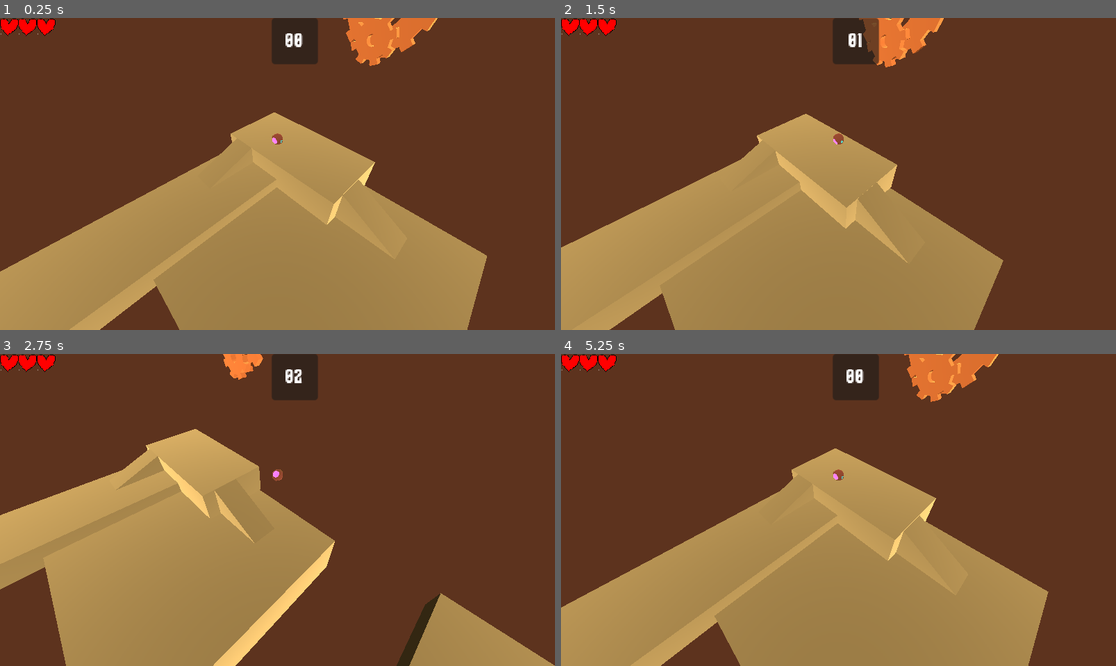
Above: before the commit, frames 1-4 (two rows, left to right).
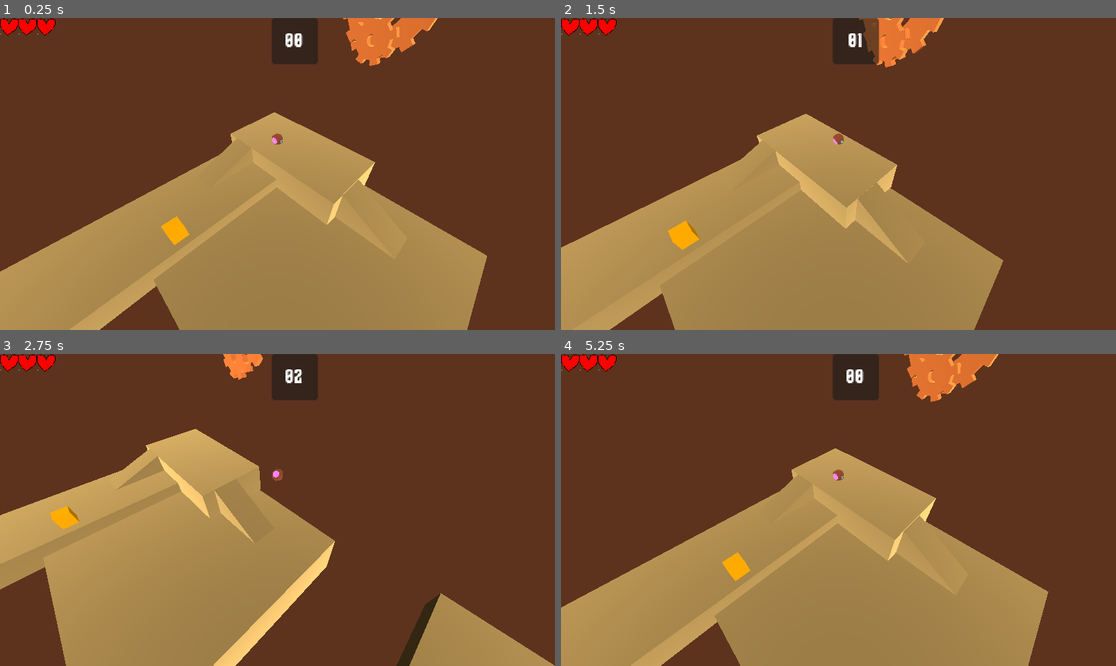
Above: after the commit, the same moments.

Repository: leon-arndt/InnoEngineJam2023
Game: Godot game, scene res://main.tscn
Two runs of this game, one before a commit and one after it. Both use one fixed random seed, a clock stepped at 60 frames per second and the inputs below.
Inputs:
- Up to frame 1 (0.25 s): no input
- Up to frame 2 (1.5 s): tap Enter at 0.5 s; hold Right (move_right) 0.53-1.28 s; hold Down (move_backward) from 1.28 s (still down)
- Up to frame 3 (2.75 s): release Down (move_backward) at 2.03 s; hold Right (move_right) from 2.03 s (still down)
- Up to frame 4 (5.25 s): release Right (move_right) at 2.78 s; hold Up (move_forward) 2.78-3.53 s; hold Left (move_left) 3.53-5 s; click "Retry" at 5 s

The runs differ from the first frame. In frame 1, 0.3% of the frame differs, in the area x 29-35%, y 63-73%; in frame 2, 0.3%, in the area x 19-26%, y 65-75%; in frame 3, 0.2%; in frame 4, 0.3%.

Commit message:
WIP end-level trigger

Diff:
--- a/PrototypeLevelScene/PrototypeLevel.tscn
+++ b/PrototypeLevelScene/PrototypeLevel.tscn
@@ -1,17 +1,24 @@
-[gd_scene load_steps=8 format=3 uid="uid://c1cca74de7033"]
+[gd_scene load_steps=11 format=3 uid="uid://c1cca74de7033"]
 
 [ext_resource type="Material" uid="uid://dgqxbgr3565at" path="res://Asset/Material/BasicGrass.tres" id="2_rjm8n"]
 [ext_resource type="ArrayMesh" uid="uid://c2qvfpqr1ar8a" path="res://Asset/Environment/Gear.obj" id="3_2rwoa"]
 [ext_resource type="ArrayMesh" uid="uid://dmf85tpbmdbtm" path="res://Asset/Ramp.obj" id="3_116v1"]
 [ext_resource type="ArrayMesh" uid="uid://bty4osmhn1m5q" path="res://Asset/Environment/Gear-01.obj" id="4_jjcok"]
-[ext_resource type="Material" uid="uid://dpxq7h1n5wrwh" path="res://Asset/Material/Gears.tres" id="4_nq11s"]
+[ext_resource type="Material" path="res://Asset/Material/Gears.tres" id="4_nq11s"]
 [ext_resource type="ArrayMesh" uid="uid://bsunw5elfjqbe" path="res://Asset/Environment/Gear-02.obj" id="5_25mor"]
+[ext_resource type="Script" path="res://scripts/LevelFinish.gd" id="7_8em5t"]
 
 [sub_resource type="NavigationMesh" id="NavigationMesh_53l04"]
 vertices = PackedVector3Array(34.3215, -1.75108, -17.4578, 34.3215, -1.75108, -10.7078, 43.8215, -1.75108, -10.7078, 43 …(8183 unchanged characters)…
 polygons = [PackedInt32Array(3, 2, 0), PackedInt32Array(0, 2, 1), PackedInt32Array(5, 4, 6), PackedInt32Array(6, 4, 7), …(4620 unchanged characters)…
 agent_height = 2.0
 
+[sub_resource type="StandardMaterial3D" id="StandardMaterial3D_nywot"]
+albedo_color = Color(1, 1, 0, 1)
+
+[sub_resource type="BoxShape3D" id="BoxShape3D_c548b"]
+size = Vector3(2, 2, 2)
+
 [node name="Node3D" type="Node3D"]
 
 [node name="NavigationRegion3D" type="NavigationRegion3D" parent="."]
@@ -186,3 +193,13 @@
 transform = Transform3D(1, 0, 0, 0, -4.37114e-08, -1, 0, 1, -4.37114e-08, -0.438976, 9.9756, -14.6036)
 mesh = ExtResource("5_25mor")
 material = ExtResource("4_nq11s")
+
+[node name="CSGBox3D" type="CSGBox3D" parent="."]
+transform = Transform3D(1, 0, 0, 0, 1, 0, 0, 0, 1, -3.02828, 1.73296, 0.339215)
+material = SubResource("StandardMaterial3D_nywot")
+
+[node name="Area3D" type="Area3D" parent="CSGBox3D"]
+script = ExtResource("7_8em5t")
+
+[node name="CollisionShape3D" type="CollisionShape3D" parent="CSGBox3D/Area3D"]
+shape = SubResource("BoxShape3D_c548b")
--- /dev/null
+++ b/scripts/LevelFinish.gd
@@ -0,0 +1,12 @@
+extends CSGBox3D
+
+func _ready():
+	pass
+
+
+func _process(delta):
+	pass
+
+func _on_interact_radius_body_entered(body):
+	print(body)
+	pass
